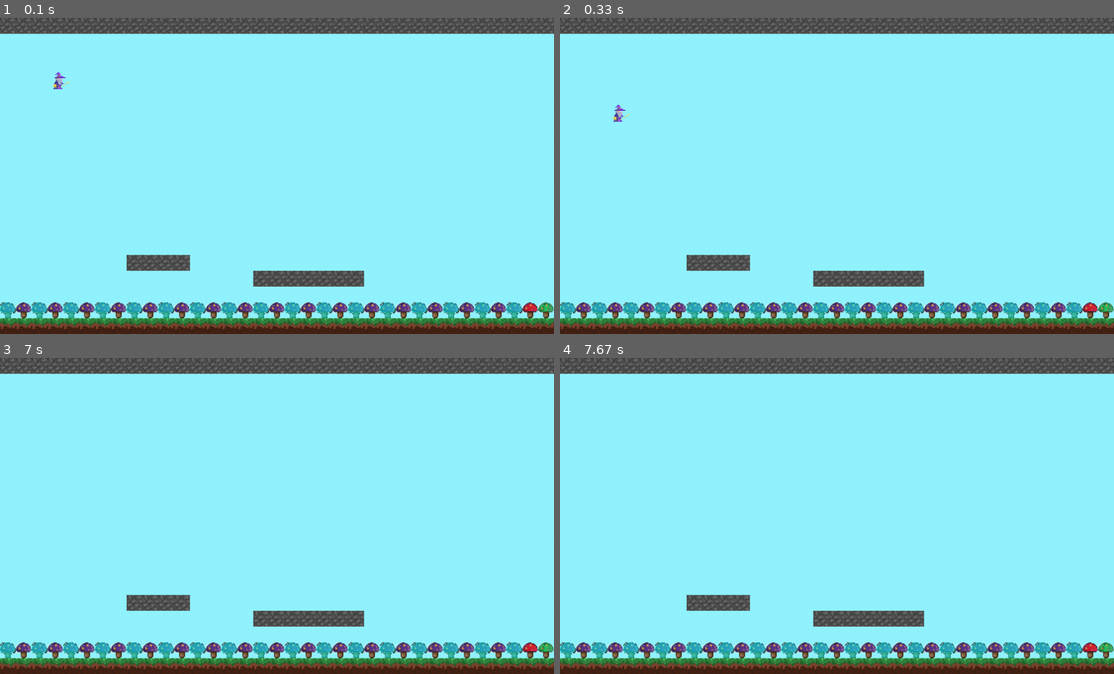
Above: before the commit, frames 1-4 (two rows, left to right).
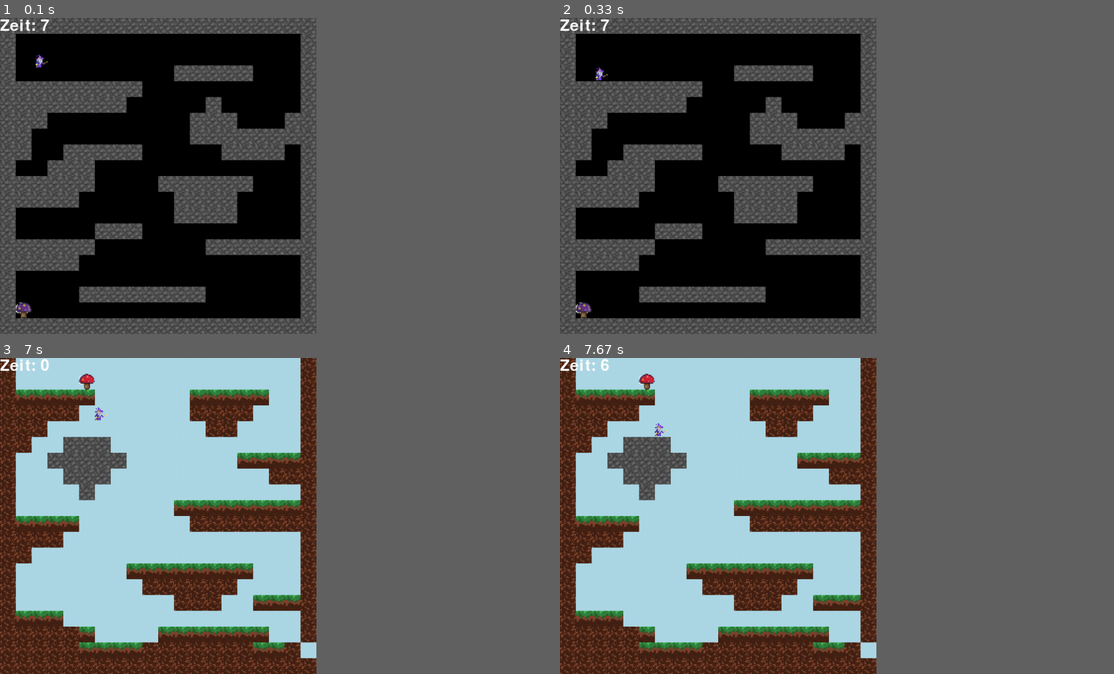
Above: after the commit, the same moments.

Repository: leonsmc/magicmushroom
Game: pygame game, started from main.py
Two runs of this game, one before a commit and one after it. Both use one fixed random seed, a clock stepped at 60 frames per second and the inputs below.
Inputs:
- Up to frame 1 (0.1 s): no input
- Up to frame 2 (0.33 s): no input
- Up to frame 3 (7 s): hold A 0.33-0.87 s; hold A 0.9-1.3 s; hold D 1.33-1.97 s
- Up to frame 4 (7.67 s): no input
The window is 900x514 before the commit and 514x514 after it. Grey fills any space a smaller window leaves; there, only what the larger window draws over its background counts as a difference.

The runs differ from the first frame. In frame 1, 61% of the frame differs, in the area x 0-100%, y 0-100%; in frame 2, 61%; in frame 3, 62%; in frame 4, 62%.

Commit message:
Fertig gemacht

Diff:
--- /dev/null
+++ b/Problem_Solution.txt
@@ -0,0 +1,9 @@
+Problem:
+    Kollisionen für Pilze
+Lösung:
+    Pilze einzeln an Definierten Orten einer Liste mit Random spawnen
+
+Problem:
+    Bei neuem Level kann Player in Blöcken spawnen
+Lösung:
+    Am Levelstart Player auf Vordefinierten Ort setzen
--- a/block_zuweisung.txt
+++ b/block_zuweisung.txt
@@ -8,7 +8,7 @@
 
 obstacle zuweisung:
 
-6   shroom_green_image
-7   shroom_red_image
-8   shroom_glow_image
-9   shroom_pink_image
+6   shroom_green_image  1 Sec
+7   shroom_red_image    2 Sec
+8   shroom_glow_image   3 Sec
+9   shroom_pink_image   4 Sec
--- a/images.py
+++ b/images.py
@@ -3,30 +3,38 @@
 pygame.init()
 
 player_image = pygame.image.load('world/wiz_r.png')
-player_image = pygame.transform.scale(player_image, (20, 20))
+player_image = pygame.transform.scale(player_image, (16, 16))
 player_image.set_colorkey((0, 0, 0))
 
 player_image_r = pygame.image.load('world/wiz_l.png')
-player_image_r = pygame.transform.scale(player_image_r, (20, 20))
+player_image_r = pygame.transform.scale(player_image_r, (16, 16))
 player_image_r.set_colorkey((0, 0, 0))
 
 player_image_real = player_image
 
-player_image = pygame.transform.scale(player_image, (20, 20))
+player_image = pygame.transform.scale(player_image, (16, 16))
 player_image.set_colorkey((0, 0, 0))
 
 grass_image = pygame.image.load('world/grass.png')
 dirt_image = pygame.image.load('world/dirt.png')
 stone_image = pygame.image.load("world/stone.png")
+stone_dark_image = pygame.image.load("world/stone_dark.png")
 
 shroom_pink_image = pygame.image.load('world/shroom_pink.png')
+shroom_pink_image = pygame.transform.scale(shroom_pink_image, (32, 32))
 shroom_pink_image.set_colorkey((0, 0, 0))
 shroom_glow_image = pygame.image.load("world/shroom_glow.png")
+shroom_glow_image = pygame.transform.scale(shroom_glow_image, (32, 32))
 shroom_glow_image.set_colorkey((51,51,51))
 shroom_red_image = pygame.image.load('world/shroom_red.png')
+shroom_red_image = pygame.transform.scale(shroom_red_image, (32, 32))
 shroom_red_image.set_colorkey((0, 0, 0))
 shroom_green_image = pygame.image.load('world/shroom_green.png')
+shroom_green_image = pygame.transform.scale(shroom_green_image, (32, 32))
 shroom_green_image.set_colorkey((0, 0, 0))
+
+game_over_image = pygame.image.load('world/black.png')
+
 
 GReeeN = (0, 255, 0)
 schwarz = (0, 0 , 0)
@@ -34,3 +42,18 @@
 purple = (255, 0, 255)
 yellow = (255, 255, 0)
 lightblue = (173, 216, 230)
+
+font = pygame.font.Font('freesansbold.ttf', 32)
+
+level_1_location = [(64 ,96), (156*2, 144*2), (288*2, 208*2), (250*2, 288*2), (40*2, 208*2), (16*2, 144*2), (208*2, 32*2)]
+level_2_location = [(80*2, 16*2), (240*2, 128*2), (214*2, 16*2), (48*2, 80*2), (110*2, 272*2), (280*2, 272*2), (186*2, 192*2)]
+level_3_location = [(80*2, 16*2), (214*2, 16*2), (288*2, 80*2), (208*2, 128*2), (272*2, 16*2), (240*2, 256*2), (62*2, 208*2),(114*2, 240*2), (30*2, 128*2), (114*2, 192*2)]
+level_4_location = [(80*2, 16*2), (214*2, 144*2), (118*2, 112*2), (48*2, 16*2), (32*2, 224*2), (46*2, 288*2), (266*2, 240*2), (256*2, 160*2)]
+
+var = 1
+shroom_location = (32, 640-64)
+
+running = True
+x = True
+uwu = True
+lawnmower = True
--- a/levels/level_1.txt
+++ b/levels/level_1.txt
@@ -1,20 +1,20 @@
-33333333333333333333333333333333333
-0
-0
-0
-0
-0
-0
-0
-0
-0
-0
-0
-0
-0
-0
-000000003333
-00000000000000003333333
-0
-89898989898989898989898989898989876
-22222222222222222222222222222222222
+33333333333333333333
+30000000000000000003
+30000000000000000003
+30000000000333330003
+33333333300000000003
+33333333000003000003
+33300000000033300033
+33000000000033333333
+33003333300000333303
+30033300000000000003
+33333300003333330003
+33333000000333300003
+30000000000333300003
+30000033300000000003
+33333300000003333333
+33333000000000000003
+30000000000000000003
+30000333333330000003
+30000000000000000003
+33333333333333333333
--- /dev/null
+++ b/levels/level_2.txt
@@ -0,0 +1,20 @@
+10000000000000000001
+10000000000000000001
+12222200000022222001
+11111000000011110001
+11100000000001100001
+11003330000000000001
+10033333000000022221
+10003330000000000111
+10000300000000000001
+10000000000222222221
+12222000000011111111
+11110000000000000001
+11000000000000000001
+10000000222222220001
+10000000011111100001
+10000000000111002221
+12220000000000000001
+11111200002222222001
+1111122221111111221
+11111111111111111111
--- /dev/null
+++ b/levels/level_3.txt
@@ -0,0 +1,20 @@
+10000000000000000001
+10000003300000000001
+12222200000022222001
+11111000000011110001
+11100000000001100001
+11003330000000000001
+10033333000000022221
+10000000003330000111
+10000000000000000001
+12222000000222222001
+33333300003333330003
+33333000000333300333
+30000000000333300033
+30000033300033000003
+30003300000003300333
+30033000000000000003
+30000333333330000003
+30000000000000022223
+32222222222222211113
+31111111111111111113
--- /dev/null
+++ b/levels/level_4.txt
@@ -0,0 +1,20 @@
+33333333333333333333
+30000000000000000003
+30333333000333333303
+30000000000000000303
+30000333333303300303
+30033333333303300303
+30000333333300000303
+30000000000000000003
+30000033330333333333
+33000000330000000003
+33330000030003330003
+33000000330033333003
+30000033333003300003
+30000000033000000003
+33000000033333330003
+33333300000000000003
+33000000000000003303
+30000033333330000033
+30000033333333333333
+33333333333333333333
--- /dev/null
+++ b/levels/level_end.txt
@@ -0,0 +1,20 @@
+00000000000000000000
+40000000000000000004
+40000000000000000004
+40000000000000000004
+40000000000000000004
+40000000000000000004
+40000000000000000004
+40000000000000000004
+40000000000000000004
+40000000000000000004
+40000000000000000004
+40000000000000000004
+40000000000000000004
+40000000000000000004
+40000000000000000004
+40000000000000000004
+40000000000000000004
+40000000000000000004
+40000000000000000004
+44444444444444444444
--- a/main.py
+++ b/main.py
@@ -7,7 +7,7 @@
 pygame.display.set_caption("Magic Mushroom")
 
 height = 640
-length = 1120
+length = 640
 FPS = 60
 
 WINDOW_SIZE = (length,height)
@@ -27,6 +27,17 @@
             game_map.append(game_map_t)
             game_map_t = []
     return game_map
+
+def check_collision(player_rect, location, radius):
+    # Calculate the distance between the player's center and the location
+    player_center = player_rect.center
+    distance = math.sqrt((player_center[0]*2 - location[0])**2 + (player_center[1]*2 - location[1])**2)
+
+    # Check if the distance is less than or equal to the radius
+    if distance <= radius:
+        return True
+    else:
+        return False
 
 def blitter(map):
     tile_rects = []
@@ -42,21 +53,12 @@
             if tile == '3':
                 display.blit(stone_image, (x * TILE_SIZE, y * TILE_SIZE))
             if tile == '4':
-                #display.blit(shroom_pink_image, (x * TILE_SIZE, y * TILE_SIZE))
+                display.blit(stone_dark_image, (x * TILE_SIZE, y * TILE_SIZE))
                 pass
             if tile == '5':
-                #display.blit(shroom_pink_image, (x * TILE_SIZE, y * TILE_SIZE))
+                #
                 pass
 
-            # Obstacles: -------------------------------------------------------
-            if tile == '6':
-                display.blit(shroom_green_image, (x * TILE_SIZE, y * TILE_SIZE))
-            if tile == '7':
-                display.blit(shroom_red_image, (x * TILE_SIZE, y * TILE_SIZE))
-            if tile == '8':
-                display.blit(shroom_glow_image, (x * TILE_SIZE, y * TILE_SIZE))
-            if tile == '9':
-                display.blit(shroom_pink_image, (x * TILE_SIZE, y * TILE_SIZE))
 
             if tile == '1' or tile == "2" or tile == "3" or tile == "4" or tile == "5":
                 tile_rects.append(pygame.Rect(x * TILE_SIZE, y * TILE_SIZE, TILE_SIZE, TILE_SIZE))
@@ -64,7 +66,7 @@
         y += 1
     return tile_rects
 
-game_map = mapper("levels/level_1.txt")
+level1_map = mapper("levels/level_1.txt")
 
 def collision_test(rect, tiles):
     hit_list = []
@@ -100,14 +102,46 @@
 
 player_y_momentum = 0
 air_timer = 0
-
-player_rect = pygame.Rect(50, 50, player_image.get_width(), player_image.get_height())
+timer = 7*60
+level = 1
+zeit_gesamt = 0
+minuten = 0
+
+player_rect = pygame.Rect(32, 32, player_image.get_width(), player_image.get_height())
 test_rect = pygame.Rect(100,100,100,50)
 
 while True: # game loop
-    display.fill((146,244,255))
-
-    tile_rects = blitter(mapper("levels/level_1.txt"))
+    if zeit_gesamt == 60*60:
+        zeit_gesamt -= 60*60
+        minuten += 1
+    zeit_anzeige = font.render(f"Zeit: {round(timer/60)}", True, "white")
+    zeit_anzeige_rect = zeit_anzeige.get_rect()
+
+    zeit_ges_anzeige = font.render(f"Zeit: {minuten}min {round(zeit_gesamt/60)}s", True, "white")
+
+    timer -= 1
+    if level <= 4:
+        zeit_gesamt += 1
+    if timer == 0 and level <= 4:
+        level += 1
+        timer = 7*60
+
+    if level == 1:
+        display.fill("black")
+        tile_rects = blitter(mapper("levels/level_1.txt"))
+    elif level == 2:
+        display.fill(lightblue)
+        tile_rects = blitter(mapper("levels/level_2.txt"))
+    elif level == 3:
+        display.fill(lightblue)
+        tile_rects = blitter(mapper("levels/level_3.txt"))
+    elif level == 4:
+        display.fill("black")
+        tile_rects = blitter(mapper("levels/level_4.txt"))
+    elif level > 4:
+        display.fill("black")
+        tile_rects = blitter(mapper("levels/level_end.txt"))
+        pass
 
     player_movement = [0, 0]
     if moving_right:
@@ -153,5 +187,93 @@
 
     surf = pygame.transform.scale(display, WINDOW_SIZE)
     screen.blit(surf, (0, 0))
+    if level <= 4:
+        screen.blit(zeit_anzeige, zeit_anzeige_rect)
+    else:
+        screen.blit(game_over_image, (0, 0))
+        screen.blit(surf, (0, 0))
+        screen.blit(zeit_ges_anzeige, (320-100, 320))
+
+    if level == 1:
+        if check_collision(player_rect, shroom_location, 32) == True:
+            shroom_location = level_1_location[random.randint(0,6)]
+            timer += 180
+        screen.blit(shroom_pink_image, shroom_location)
+
+    if level == 2:
+        if x == True:
+            shroom_location = (80*2, 16*2)
+            x = False
+        if var == 1:
+            screen.blit(shroom_red_image, shroom_location)
+            if check_collision(player_rect, shroom_location, 32) == True:
+                shroom_location = level_2_location[random.randint(0,6)]
+                timer += 90
+                var = random.randint(1,2)
+        if var == 2:
+            screen.blit(shroom_green_image, shroom_location)
+            if check_collision(player_rect, shroom_location, 32) == True:
+                shroom_location = level_2_location[random.randint(0,6)]
+                timer += 180
+                var = random.randint(1,2)
+
+    if level == 3:
+        if uwu == True:
+            shroom_location = (80*2, 16*2)
+            uwu = False
+        if var == 1:
+            screen.blit(shroom_red_image, shroom_location)
+            if check_collision(player_rect, shroom_location, 32) == True:
+                shroom_location = level_3_location[random.randint(0, len(level_3_location)-1)]
+                timer += 60
+                var = random.randint(1,3)
+        if var == 2:
+            screen.blit(shroom_pink_image, shroom_location)
+            if check_collision(player_rect, shroom_location, 32) == True:
+                shroom_location = level_3_location[random.randint(0, len(level_3_location)-1)]
+                timer += 180
+                var = random.randint(1,3)
+        if var == 3:
+            screen.blit(shroom_green_image, shroom_location)
+            if check_collision(player_rect, shroom_location, 32) == True:
+                shroom_location = level_3_location[random.randint(0, len(level_3_location)-1)]
+                timer += 100
+                var = random.randint(1,3)
+
+    if level == 4:
+        if lawnmower == True:
+            shroom_location = (80*2, 16*2)
+            lawnmower = False
+        if var == 1:
+            screen.blit(shroom_glow_image, shroom_location)
+            if check_collision(player_rect, shroom_location, 32) == True:
+                shroom_location = level_4_location[random.randint(0, 7)]
+                timer += 140
+                var = random.randint(3,4)
+        if var == 2:
+            screen.blit(shroom_red_image, shroom_location)
+            if check_collision(player_rect, shroom_location, 32) == True:
+                shroom_location = level_4_location[random.randint(0, 7)]
+                timer += 180
+                var = random.randint(2,4)
+        if var == 3:
+            screen.blit(shroom_green_image, shroom_location)
+            if check_collision(player_rect, shroom_location, 32) == True:
+                shroom_location = level_4_location[random.randint(0, 7)]
+                timer += 100
+                var = random.randint(1,2)
+        if var == 4:
+            screen.blit(shroom_pink_image, shroom_location)
+            if check_collision(player_rect, shroom_location, 32) == True:
+                shroom_location = level_4_location[random.randint(0, 7)]
+                timer += 200
+                var = random.randint(1,3)
+
+    if level > 4:
+        while running == True:
+            player_rect.center = (320/2, 320/2)
+            running = False
+        #screen.blit(shroom_pink_image, shroom_location)
+
     pygame.display.update()
     clock.tick(FPS)
Binary file added: world/black.png
Binary file added: world/stone_dark.png
